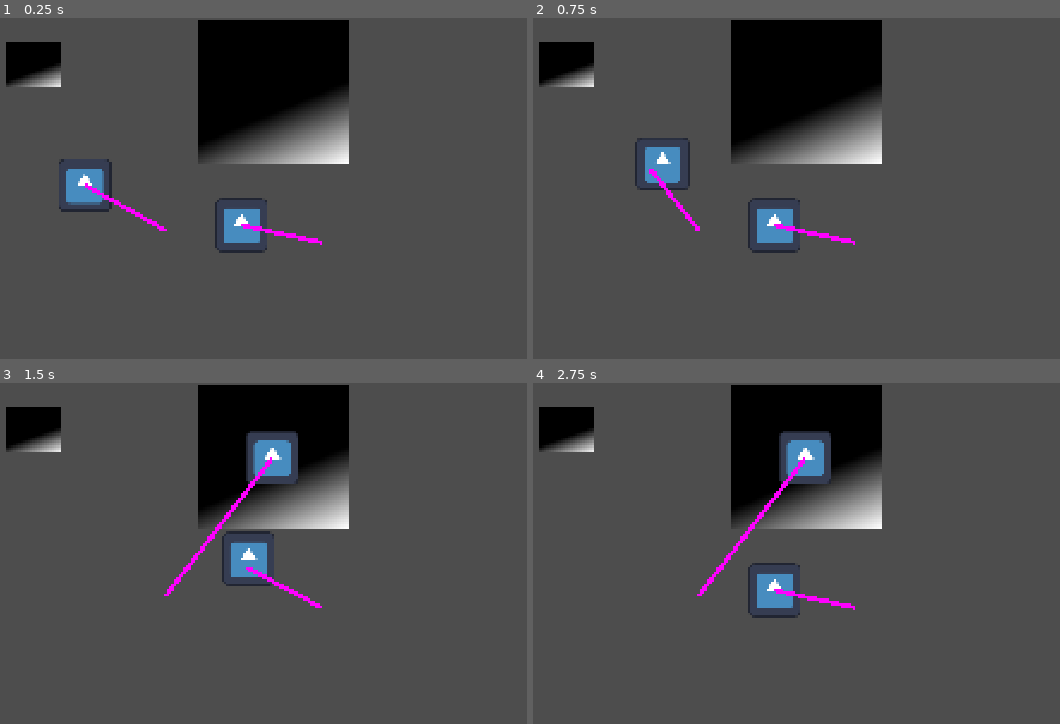
Above: before the commit, frames 1-4 (two rows, left to right).
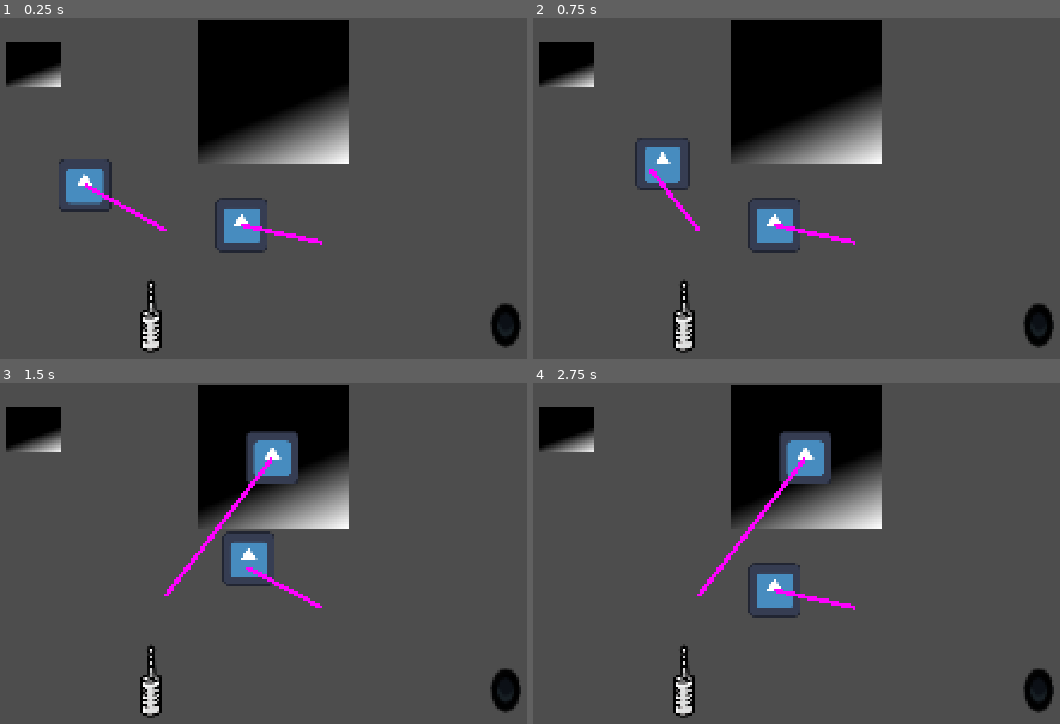
Above: after the commit, the same moments.

Repository: Arrenteks/LD60
Game: Godot game, scene res://scenes/grab_test/grab_testing.tscn
Two runs of this game, one before a commit and one after it. Both use one fixed random seed, a clock stepped at 60 frames per second and the inputs below. This scene is started directly instead of the project's main scene. The engine's default icon, where the game draws it, is replaced by a stand-in: a white triangle on a blue panel in a dark square.
Inputs (mouse positions are in pixels of both pictures, inside the frame that each line leads up to):
- Up to frame 1 (0.25 s): no input
- Up to frame 2 (0.75 s): tap Enter at 0.5 s; drag from (617, 185) to (807, 93) at 0.52 s
- Up to frame 3 (1.5 s): drag from (242, 591) to (274, 458) at 1.27 s
- Up to frame 4 (2.75 s): move the mouse to (986, 509) at 2.02 s; click (986, 509) at 2.17 s

The runs differ from the first frame. In frame 1, 1.2% of the frame differs, in the area x 26-99%, y 76-99%; in frame 2, 1.2%; in frame 3, 1.2%; in frame 4, 1.2%.

Commit message:
created_main scneen adjusted grabbables and sockets imported assets

Diff:
--- /dev/null
+++ b/ld-60/scenes/GameArea.tscn
@@ -0,0 +1,189 @@
+[gd_scene format=3 uid="uid://r1u6d8ji0ak1"]
+
+[ext_resource type="Texture2D" uid="uid://cbn0xvqowkflp" path="res://sprites/Tisch.png" id="1_y3m0s"]
+[ext_resource type="Texture2D" uid="uid://bpg04vbg5xhcu" path="res://sprites/jan/BG.png" id="1_yhdnk"]
+[ext_resource type="Texture2D" uid="uid://44yq2brbco6x" path="res://sprites/Telefonbuch.png" id="2_yhdnk"]
+[ext_resource type="Texture2D" uid="uid://dc4wkcw6qhu22" path="res://sprites/Fragen.png" id="3_t6131"]
+[ext_resource type="Texture2D" uid="uid://buig821qdroj3" path="res://sprites/Maschine/Maschiene.png" id="4_xxp6o"]
+[ext_resource type="PackedScene" uid="uid://dg28d7nvok3sm" path="res://scenes/item_cable.tscn" id="7_3tn20"]
+[ext_resource type="PackedScene" uid="uid://cfr7y5r6fisa7" path="res://scenes/socket.tscn" id="8_2dfqc"]
+[ext_resource type="Texture2D" uid="uid://b7pfnblanbsb3" path="res://sprites/Schalter.png" id="9_qqxer"]
+[ext_resource type="PackedScene" uid="uid://cau2ckh08fckc" path="res://scenes/Klinke_grabbable.tscn" id="10_yhdnk"]
+
+[node name="GameArea" type="Node2D" unique_id=1015749483]
+
+[node name="Bg" type="Sprite2D" parent="." unique_id=1514668760]
+position = Vector2(963, 546)
+texture = ExtResource("1_yhdnk")
+
+[node name="Tisch" type="Sprite2D" parent="." unique_id=1693612253]
+position = Vector2(2178, -174)
+texture = ExtResource("1_y3m0s")
+offset = Vector2(-1218, 1008)
+
+[node name="Maschiene" type="Sprite2D" parent="." unique_id=1371764844]
+position = Vector2(957, 531)
+texture = ExtResource("4_xxp6o")
+
+[node name="grp_Kabel" type="Node2D" parent="." unique_id=1233695503]
+position = Vector2(950, 653)
+
+[node name="ItemCable01" parent="grp_Kabel" unique_id=110500897 node_paths=PackedStringArray("connection_start", "connection_end") instance=ExtResource("7_3tn20")]
+position = Vector2(-402, 184)
+default_color = Color(0.5372549, 0.8509804, 0, 1)
+connection_start = NodePath(".")
+connection_end = NodePath("../../grp_Klinke/Klinke01")
+
+[node name="ItemCable02" parent="grp_Kabel" unique_id=2075025389 node_paths=PackedStringArray("connection_start", "connection_end") instance=ExtResource("7_3tn20")]
+position = Vector2(-233, 187)
+connection_start = NodePath(".")
+connection_end = NodePath("../../grp_Klinke/Klinke02")
+
+[node name="ItemCable03" parent="grp_Kabel" unique_id=526910364 node_paths=PackedStringArray("connection_start", "connection_end") instance=ExtResource("7_3tn20")]
+position = Vector2(-72, 189)
+connection_start = NodePath(".")
+connection_end = NodePath("../../grp_Klinke/Klinke03")
+
+[node name="ItemCable04" parent="grp_Kabel" unique_id=1021842306 node_paths=PackedStringArray("connection_start", "connection_end") instance=ExtResource("7_3tn20")]
+position = Vector2(87, 201)
+connection_start = NodePath(".")
+connection_end = NodePath("../../grp_Klinke/Klinke04")
+
+[node name="Telefonbuch" type="Sprite2D" parent="grp_Kabel" unique_id=1888902373]
+position = Vector2(765, 105)
+texture = ExtResource("2_yhdnk")
+
+[node name="Fragen" type="Sprite2D" parent="grp_Kabel" unique_id=1114576092]
+position = Vector2(-735, 124)
+texture = ExtResource("3_t6131")
+
+[node name="grp_Sockets" type="Node" parent="." unique_id=39759795]
+
+[node name="ItemSocket01" parent="grp_Sockets" unique_id=1394437148 instance=ExtResource("8_2dfqc")]
+position = Vector2(717, 170.00003)
+scale = Vector2(1.9787046, 2.3709595)
+collision_mask = 1
+monitoring = true
+
+[node name="ItemSocket02" parent="grp_Sockets" unique_id=23690075 instance=ExtResource("8_2dfqc")]
+position = Vector2(817, 172.00003)
+scale = Vector2(1.9787046, 2.3709595)
+collision_mask = 1
+monitoring = true
+
+[node name="ItemSocket03" parent="grp_Sockets" unique_id=180162585 instance=ExtResource("8_2dfqc")]
+position = Vector2(911.00006, 172.00003)
+scale = Vector2(1.9787046, 2.3709595)
+collision_mask = 1
+monitoring = true
+
+[node name="ItemSocket04" parent="grp_Sockets" unique_id=1685638125 instance=ExtResource("8_2dfqc")]
+position = Vector2(723.00006, 312.00003)
+scale = Vector2(1.9787046, 2.3709595)
+collision_mask = 1
+monitoring = true
+
+[node name="ItemSocket05" parent="grp_Sockets" unique_id=241929341 instance=ExtResource("8_2dfqc")]
+position = Vector2(826, 320.00003)
+scale = Vector2(1.9787046, 2.3709595)
+collision_mask = 1
+monitoring = true
+
+[node name="ItemSocket06" parent="grp_Sockets" unique_id=1245776160 instance=ExtResource("8_2dfqc")]
+position = Vector2(924, 308.00003)
+scale = Vector2(1.9787046, 2.3709595)
+collision_mask = 1
+monitoring = true
+
+[node name="ItemSocket07" parent="grp_Sockets" unique_id=750107973 instance=ExtResource("8_2dfqc")]
+position = Vector2(723, 525)
+scale = Vector2(1.9787046, 2.3709595)
+collision_mask = 1
+monitoring = true
+
+[node name="ItemSocket08" parent="grp_Sockets" unique_id=1095101092 instance=ExtResource("8_2dfqc")]
+position = Vector2(836, 521)
+scale = Vector2(1.9787046, 2.3709595)
+collision_mask = 1
+monitoring = true
+
+[node name="ItemSocket09" parent="grp_Sockets" unique_id=1506292444 instance=ExtResource("8_2dfqc")]
+position = Vector2(930, 527)
+scale = Vector2(1.9787046, 2.3709595)
+collision_mask = 1
+monitoring = true
+
+[node name="grp_Schalter" type="Node2D" parent="." unique_id=954044214]
+visible = false
+position = Vector2(962, 789)
+
+[node name="Schalter01" type="Sprite2D" parent="grp_Schalter" unique_id=2057168219]
+position = Vector2(-313, -12)
+texture = ExtResource("9_qqxer")
+
+[node name="Schalter02" type="Sprite2D" parent="grp_Schalter" unique_id=1182362726]
+position = Vector2(-189, -15)
+texture = ExtResource("9_qqxer")
+
+[node name="Schalter03" type="Sprite2D" parent="grp_Schalter" unique_id=1316369496]
+position = Vector2(-28, -18)
+texture = ExtResource("9_qqxer")
+
+[node name="Schalter04" type="Sprite2D" parent="grp_Schalter" unique_id=1141751506]
+position = Vector2(124, -12)
+texture = ExtResource("9_qqxer")
+
+[node name="Schalter05" type="Sprite2D" parent="grp_Schalter" unique_id=1186452148]
+position = Vector2(255, -16)
+texture = ExtResource("9_qqxer")
+
+[node name="Schalter06" type="Sprite2D" parent="grp_Schalter" unique_id=680858480]
+position = Vector2(-228, 53)
+texture = ExtResource("9_qqxer")
+
+[node name="Schalter07" type="Sprite2D" parent="grp_Schalter" unique_id=86154629]
+position = Vector2(-104, 50)
+texture = ExtResource("9_qqxer")
+
+[node name="Schalter08" type="Sprite2D" parent="grp_Schalter" unique_id=1807335806]
+position = Vector2(57, 47)
+texture = ExtResource("9_qqxer")
+
+[node name="Schalter09" type="Sprite2D" parent="grp_Schalter" unique_id=984316671]
+position = Vector2(209, 53)
+texture = ExtResource("9_qqxer")
+
+[node name="Schalter10" type="Sprite2D" parent="grp_Schalter" unique_id=520141224]
+position = Vector2(340, 49)
+texture = ExtResource("9_qqxer")
+
+[node name="grp_Lights" type="Node2D" parent="." unique_id=1082602496]
+position = Vector2(368, 491)
+
+[node name="Telefonbuch" type="Sprite2D" parent="." unique_id=1777166672]
+visible = false
+position = Vector2(1711, 738)
+texture = ExtResource("2_yhdnk")
+
+[node name="Fragen" type="Sprite2D" parent="." unique_id=94876790]
+visible = false
+position = Vector2(220, 744)
+texture = ExtResource("3_t6131")
+
+[node name="grp_Klinke" type="Node2D" parent="." unique_id=1164707480]
+
+[node name="Klinke01" parent="grp_Klinke" unique_id=614658 instance=ExtResource("10_yhdnk")]
+position = Vector2(550, 857)
+has_origin = true
+
+[node name="Klinke02" parent="grp_Klinke" unique_id=1104335867 instance=ExtResource("10_yhdnk")]
+position = Vector2(725, 855)
+has_origin = true
+
+[node name="Klinke03" parent="grp_Klinke" unique_id=624402278 instance=ExtResource("10_yhdnk")]
+position = Vector2(878, 845)
+has_origin = true
+
+[node name="Klinke04" parent="grp_Klinke" unique_id=726968096 instance=ExtResource("10_yhdnk")]
+position = Vector2(1024, 842)
+has_origin = true
--- /dev/null
+++ b/ld-60/scenes/Klinke_grabbable.tscn
@@ -0,0 +1,38 @@
+[gd_scene format=3 uid="uid://cau2ckh08fckc"]
+
+[ext_resource type="Script" uid="uid://clitrvuv1ed7h" path="res://scripts/grab_config.gd" id="1_ctqdd"]
+[ext_resource type="Texture2D" uid="uid://bpeoudeerr7t4" path="res://sprites/Klinker/Klinker_Top.png" id="2_ctqdd"]
+[ext_resource type="Texture2D" uid="uid://by5hxsbq75nus" path="res://sprites/Klinker/Klinker_Bottom.png" id="2_j4cqr"]
+
+[sub_resource type="RectangleShape2D" id="RectangleShape2D_ymojk"]
+size = Vector2(54.000015, 175)
+
+[sub_resource type="RectangleShape2D" id="RectangleShape2D_byb5f"]
+size = Vector2(67, 190)
+
+[node name="Sprite2D" type="CharacterBody2D" unique_id=614658]
+collision_layer = 4
+collision_mask = 2
+input_pickable = true
+script = ExtResource("1_ctqdd")
+
+[node name="Bottom" type="Sprite2D" parent="." unique_id=316270008]
+position = Vector2(1, -44.5)
+texture = ExtResource("2_j4cqr")
+
+[node name="Top" type="Sprite2D" parent="Bottom" unique_id=1503038693]
+position = Vector2(0, -79.5)
+texture = ExtResource("2_ctqdd")
+
+[node name="CollisionShape2D" type="CollisionShape2D" parent="." unique_id=1991569894]
+position = Vector2(1, -81)
+shape = SubResource("RectangleShape2D_ymojk")
+
+[node name="MagnetPullZone" type="Area2D" parent="." unique_id=769347577]
+position = Vector2(1, -82)
+
+[node name="MagnetCollision" type="CollisionShape2D" parent="MagnetPullZone" unique_id=255413276]
+shape = SubResource("RectangleShape2D_byb5f")
+
+[connection signal="mouse_entered" from="MagnetPullZone" to="." method="_on_magnet_pull_zone_mouse_entered"]
+[connection signal="mouse_exited" from="MagnetPullZone" to="." method="_on_magnet_pull_zone_mouse_exited"]
--- a/ld-60/scenes/grab_test/grab_testing.tscn
+++ b/ld-60/scenes/grab_test/grab_testing.tscn
@@ -2,7 +2,9 @@
 
 [ext_resource type="PackedScene" uid="uid://dmadmd48ho78p" path="res://scenes/grab_test/grab_item.tscn" id="1_yiyir"]
 [ext_resource type="PackedScene" uid="uid://dq1gpxn7ac8u7" path="res://scenes/grab_test/item_socket.tscn" id="2_qs5j1"]
-[ext_resource type="PackedScene" uid="uid://dg28d7nvok3sm" path="res://scenes/grab_test/item_cable.tscn" id="3_m7vxj"]
+[ext_resource type="PackedScene" uid="uid://dg28d7nvok3sm" path="res://scenes/item_cable.tscn" id="3_m7vxj"]
+[ext_resource type="PackedScene" uid="uid://cfr7y5r6fisa7" path="res://scenes/socket.tscn" id="4_xfwrx"]
+[ext_resource type="PackedScene" uid="uid://cau2ckh08fckc" path="res://scenes/Klinke_grabbable.tscn" id="5_x2qy0"]
 
 [node name="GrabTesting" type="Node2D" unique_id=2122397913]
 
@@ -15,6 +17,12 @@
 [node name="ItemSocket2" parent="." unique_id=169554282 instance=ExtResource("2_qs5j1")]
 position = Vector2(142, 113)
 scale = Vector2(3.9311595, 3.1748197)
+collision_mask = 1
+monitoring = true
+
+[node name="ItemSocket3" parent="." unique_id=1302682989 instance=ExtResource("4_xfwrx")]
+position = Vector2(1274, 739)
+scale = Vector2(2.4942586, 3.7512336)
 collision_mask = 1
 monitoring = true
 
@@ -36,3 +44,7 @@
 position = Vector2(832, 539)
 connection_start = NodePath(".")
 connection_end = NodePath("../grabitem_2")
+
+[node name="Sprite2D" parent="." unique_id=238122239 instance=ExtResource("5_x2qy0")]
+position = Vector2(422, 795)
+has_origin = true
--- /dev/null
+++ b/ld-60/scenes/socket.tscn
@@ -0,0 +1,26 @@
+[gd_scene format=3 uid="uid://cfr7y5r6fisa7"]
+
+[ext_resource type="Script" uid="uid://kx4glug70dnq" path="res://scripts/item_socket.gd" id="1_6rr4c"]
+[ext_resource type="Texture2D" uid="uid://36adpfyiib4f" path="res://sprites/Maschine/Loch.png" id="2_bme3t"]
+
+[sub_resource type="QuadMesh" id="QuadMesh_ymojk"]
+
+[sub_resource type="RectangleShape2D" id="RectangleShape2D_ymojk"]
+size = Vector2(43, 39)
+
+[node name="ItemSocket" type="Area2D" unique_id=1394437148 groups=["item_socket"]]
+collision_layer = 4
+collision_mask = 2
+monitoring = false
+script = ExtResource("1_6rr4c")
+
+[node name="Sprite2D" type="Sprite2D" parent="." unique_id=1622419496]
+texture = ExtResource("2_bme3t")
+
+[node name="MeshInstance2D" type="MeshInstance2D" parent="." unique_id=655933855]
+visible = false
+scale = Vector2(34.5, 34.5)
+mesh = SubResource("QuadMesh_ymojk")
+
+[node name="CollisionShape2D" type="CollisionShape2D" parent="." unique_id=1414879978]
+shape = SubResource("RectangleShape2D_ymojk")
Renamed: ld-60/scenes/grab_test/item_cable.tscn -> ld-60/scenes/item_cable.tscn
Binary file added: ld-60/sprites/Klinker/Klinke_Draufsicht.png
Not shown, added: ld-60/sprites/Klinker/Klinke_Draufsicht.png.import
Binary file added: ld-60/sprites/jan/BG.png
Not shown, added: ld-60/sprites/jan/BG.png.import
Binary file added: ld-60/sprites/jan/Telefon.png
Not shown, added: ld-60/sprites/jan/Telefon.png.import
Binary file added: ld-60/sprites/jan/Uhr.png
Not shown, added: ld-60/sprites/jan/Uhr.png.import
Binary file added: ld-60/sprites/jan/Uhr_Minutenzeiger.png
Not shown, added: ld-60/sprites/jan/Uhr_Minutenzeiger.png.import
Binary file added: ld-60/sprites/jan/Uhr_Stundenzeiger.png
(and 9 more such lines)
